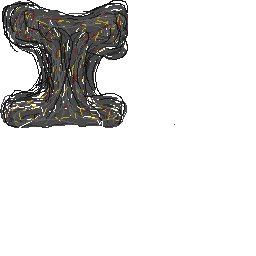
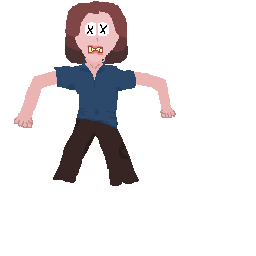
Layered file, before and after one edit (256 x 256). Changes by layer:
hid "xExplosion4b" over (x1=2, y1=0, x2=128, y2=127)
hid "xExplosion4ry" over (x1=7, y1=7, x2=127, y2=123)
hid "xExplosion4lg" over (x1=3, y1=4, x2=175, y2=126)
hid "xExplosion4" over (x1=0, y1=1, x2=128, y2=128)
showed "boss-hair" over (x1=65, y1=1, x2=127, y2=38)
added layer "boss-face-dead" above "boss-face-pain" over (x1=87, y1=24, x2=107, y2=55)
showed "boss-head" over (x1=74, y1=10, x2=120, y2=62)
showed "boss-shirt" over (x1=54, y1=62, x2=136, y2=129)
showed "boss-pants" over (x1=53, y1=118, x2=139, y2=186)
showed "boss-body-dead" over (x1=48, y1=55, x2=144, y2=145)
showed "boss-body" over (x1=14, y1=58, x2=176, y2=128)
showed "boss-hair-back" over (x1=65, y1=18, x2=128, y2=64)
